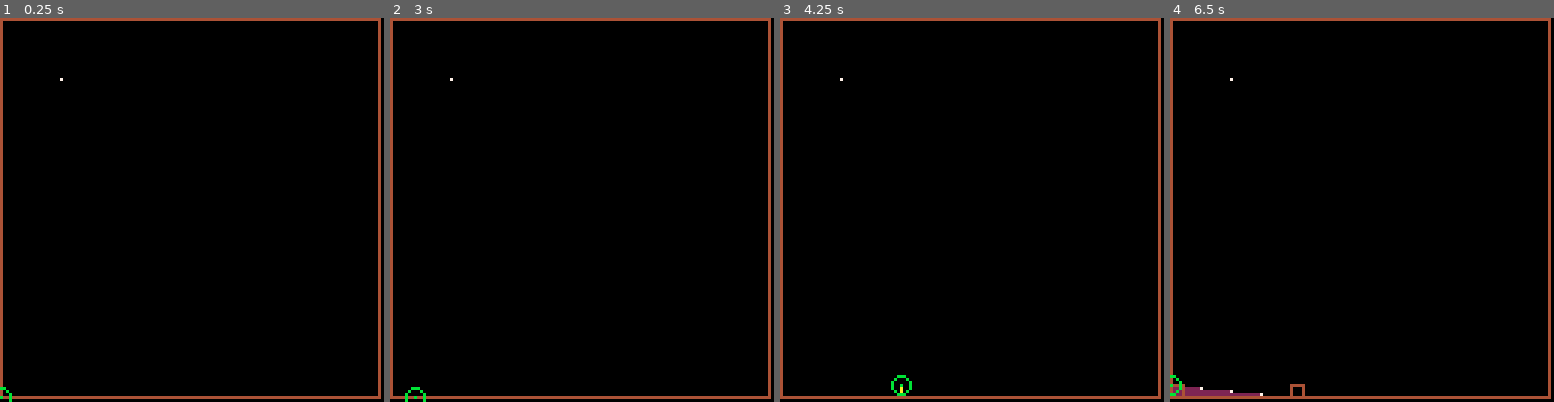
Above: before the commit, frames 1-4 (left to right).
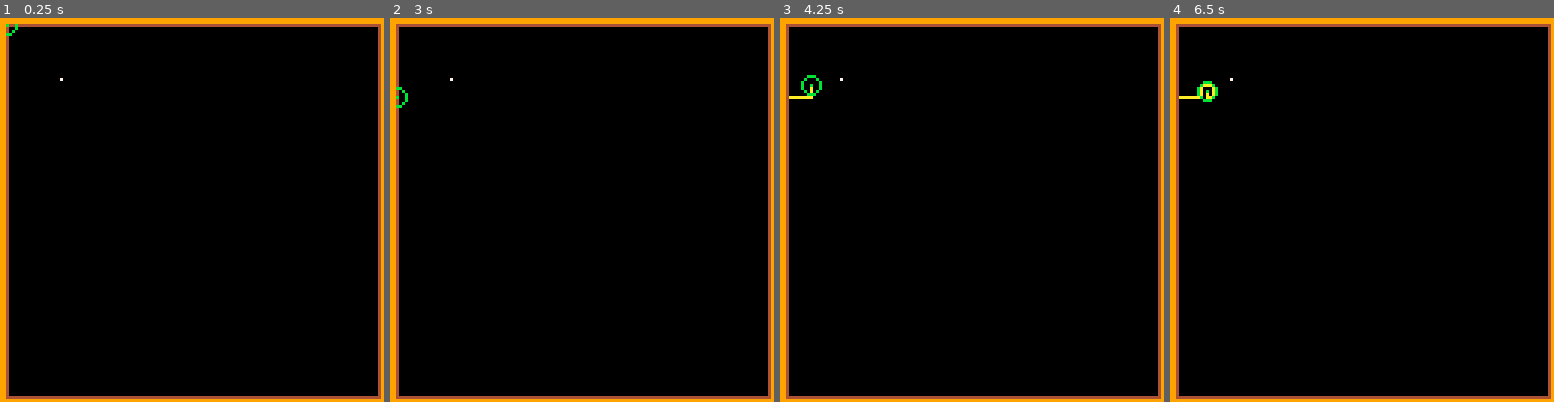
Above: after the commit, the same moments.

Repository: shen-sat/qix
Game: PICO-8 cartridge qix.p8
Same seed, same stepped clock (60 frames per second), same inputs: the game is played once before the commit and once after it.
Inputs:
- Up to frame 1 (0.25 s): no input
- Up to frame 2 (3 s): tap X (X key) at 1.07, 2.07, 2.4, 2.73 s; hold Left 1.97-2.37 s; hold Down 2.42-2.82 s; hold Right from 2.87 s (still down)
- Up to frame 3 (4.25 s): tap X (X key) every 0.33 s from 3.07 to 4.07 s; release Right at 3.53 s; hold Up 3.58-4.08 s; hold Right from 4.13 s (still down)
- Up to frame 4 (6.5 s): tap X (X key) every 0.33 s from 4.4 to 6.4 s; release Right at 4.53 s; hold Down 4.58-5.08 s; hold Left 5.13-5.8 s; hold Up 5.85-6.18 s; hold Left from 6.23 s (still down)

The runs differ from the first frame. In frame 1, 6.2% of the frame differs, in the area x 0-100%, y 0-100%; in frame 2, 6.2%; in frame 3, 6.4%; in frame 4, 6.8%.

Commit message:
Set an outer border

Diff:
--- a/qix.p8
+++ b/qix.p8
@@ -111,8 +111,8 @@
   }
 
   player = {
-   x = 0,
-   y = 126,
+   x = 2,
+   y = 2,
    prev_x = 0,
    prev_y = 127,
    sprite = 1,
@@ -131,6 +131,7 @@
   background_color = 0
   fill_color = 2
   pathfinding_color = 12
+  outer_border_color = 9
 
   draw_lines = {}
   path_lines = {}
@@ -186,7 +187,7 @@
       compass_points = get_compass_points(current_x, current_y)
       last_vertix_reached = compass_points_contain_color(compass_points, draw_color)
       --check if current point is an l-junction or a final vertix. if not, move along to next pixel
-      while pget(current_x + x_counter,current_y + y_counter) != background_color and not last_vertix_reached do
+      while pget(current_x + x_counter,current_y + y_counter) != outer_border_color and not last_vertix_reached do
        pset(current_x,current_y,pathfinding_color)
        current_y += y_counter
        current_x += x_counter
@@ -244,9 +245,12 @@
   end
 
 
-  rect(0,0,126,126,4) --border
+  rect(2,2,126,126,4) --border
 
   spr(player.sprite,player.x - 3,player.y - 3)
+
+  rect(1,1,127,127,outer_border_color) --outer border
+  rect(0,0,128,128,outer_border_color) --outer border
 end
 
 function create_line()
@@ -257,7 +261,7 @@
 function player_move(next_x, next_y, direction, player_move_called_already)
  local compass_points = get_compass_points(next_x, next_y)
 
- if pget(next_x, next_y) == path_color and compass_points_contain_color(compass_points, background_color) then
+ if pget(next_x, next_y) == path_color and compass_points_contain_color(compass_points, outer_border_color) then
   if started_drawing then finished_drawing = true end
   player.x, player.y = next_x, next_y
   if btn(5) then create_line() end -- when moving from drawing a line to a path, we need to continue drawing a line
